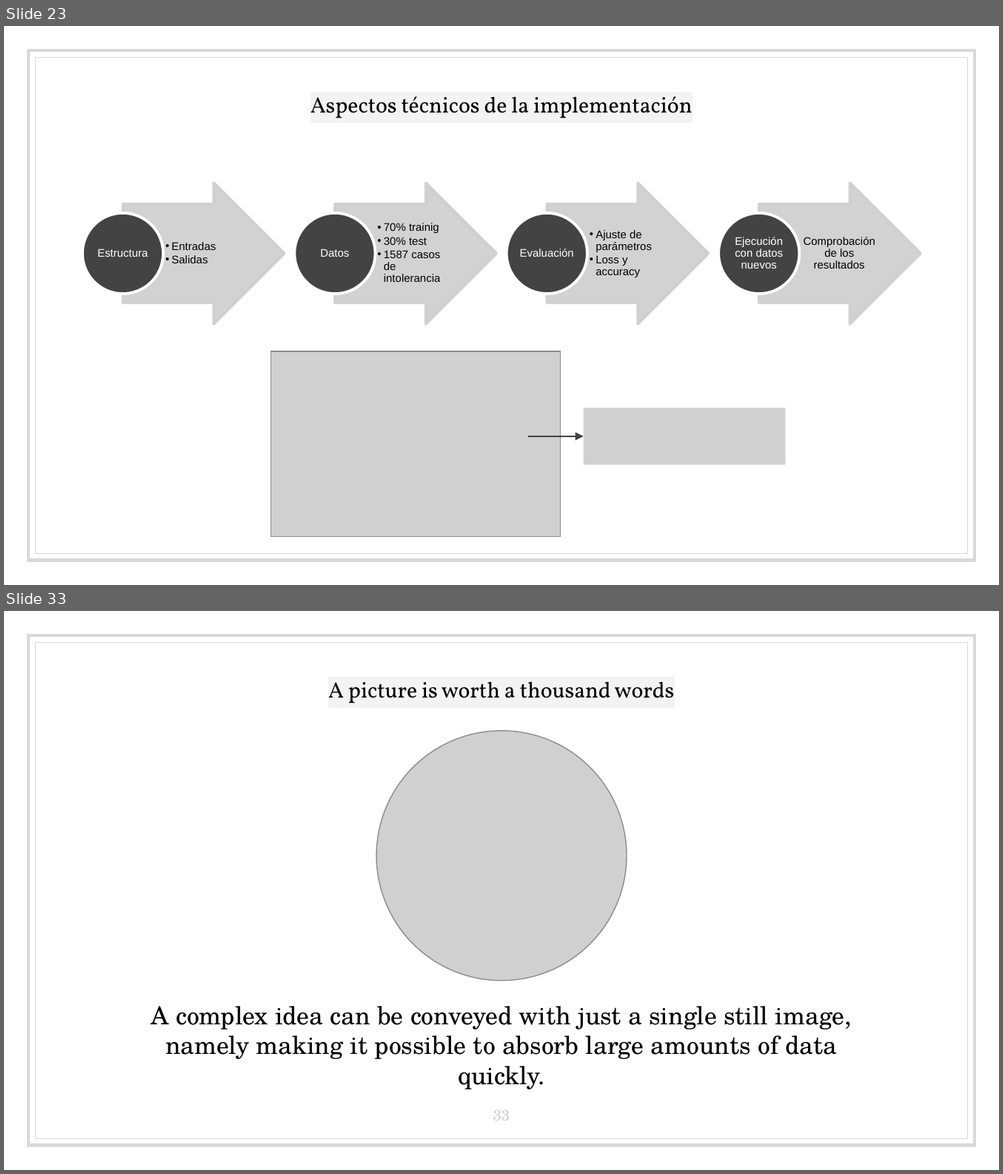
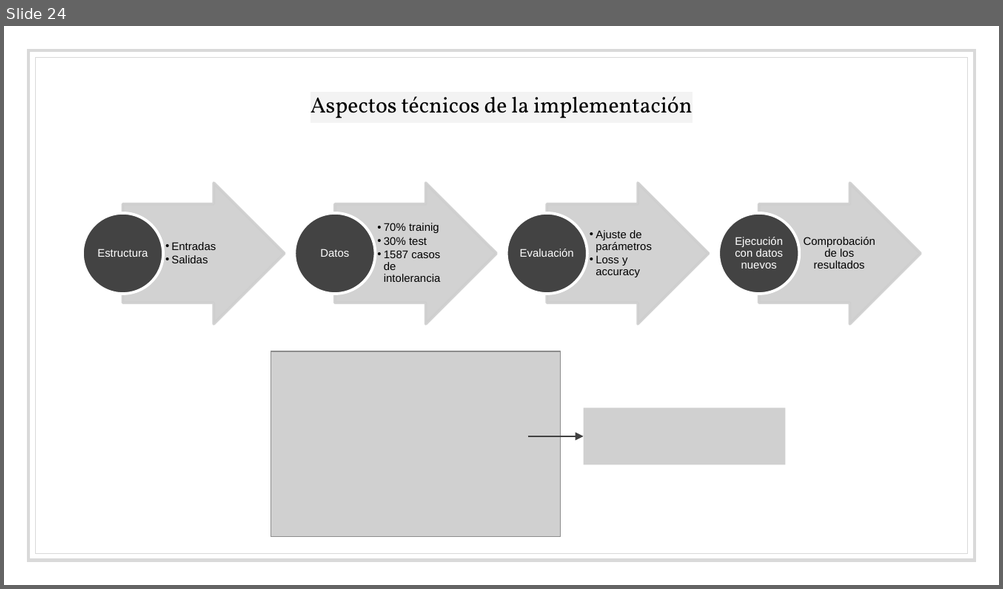
Before and after one commit to bserranoanton/TFG-mates, a slide deck: Defensa/transparenciasDefensa.pptx. Shown one above the other, each under a label of ours: slides 23 and 33 before the commit, slide 24 after it; the slides between them are not shown. The pictures are 1003x1174 and 1003x589 pixels, drawn with LibreOffice and Linux fonts; fonts in the diff are those of the drawing; grey boxes stand for pictures. Boxes give left, top, right and bottom in pixels: in the first picture for what was removed or moved away, otherwise in the second. Text is boxed around its words. In the diff, an @@ line names an element or a change of style, - is before the commit and + after.

```diff
--- a/Defensa/transparenciasDefensa.pptx
+++ b/Defensa/transparenciasDefensa.pptx
@@ slide 33 removed at box(4, 611, 999, 1170), background #FFFFFF; not listed: 2 template elements that a slide beside it also shows @@
@@ title removed at box(328, 681, 674, 703) @@
-A picture is worth a thousand words
@@ picture removed at box(376, 730, 626, 980) @@
@@ text removed at box(151, 1006, 851, 1090) @@
-A complex idea can be conveyed with just a single still image, namely making it possible to absorb large amounts of data quickly.
@@ page number removed at box(493, 1111, 510, 1121) @@
-33
@@ what was slide 23 is now slide 24 @@
```
Also in this commit, not shown: 1 slide changed, 3 slides added, 27 other slides removed, 5 other files.
